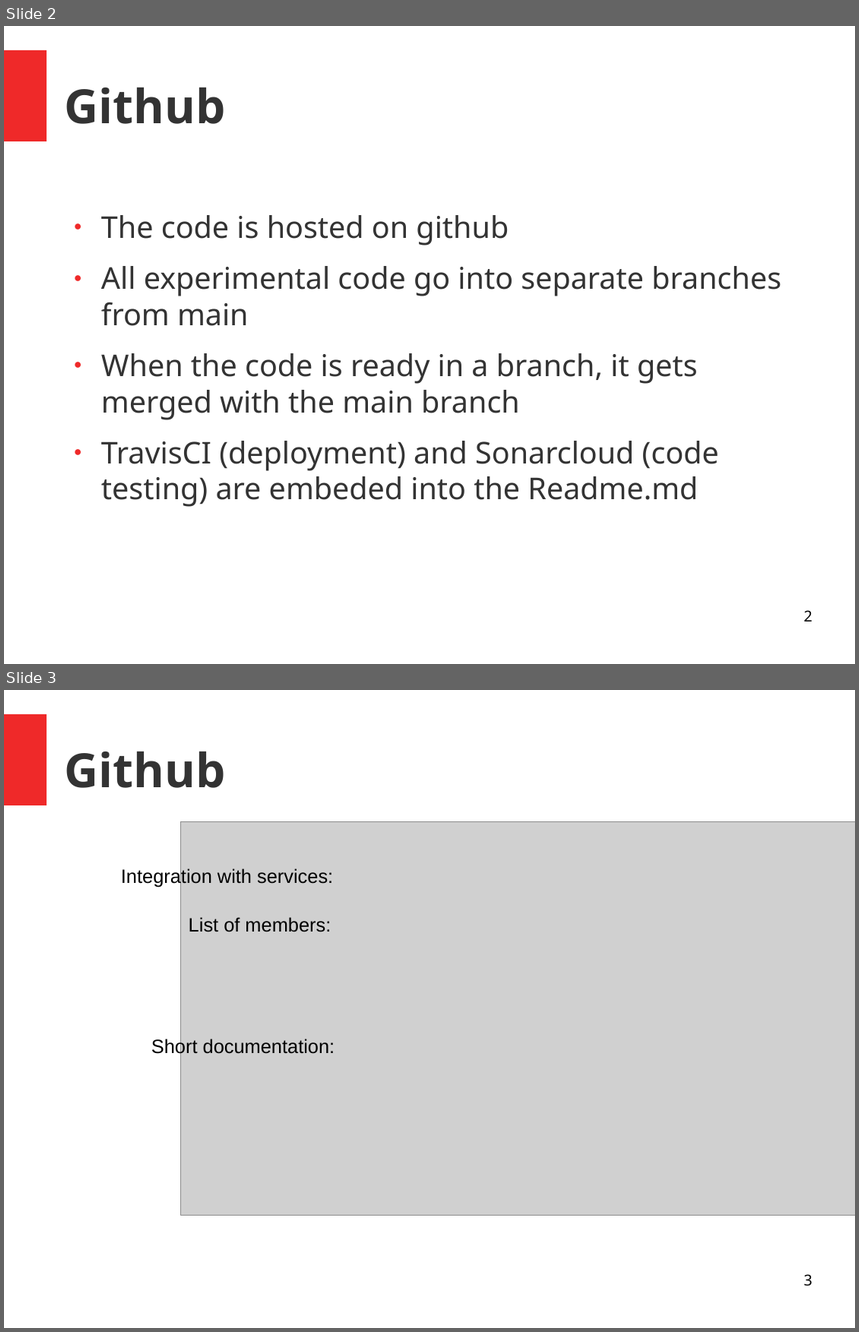
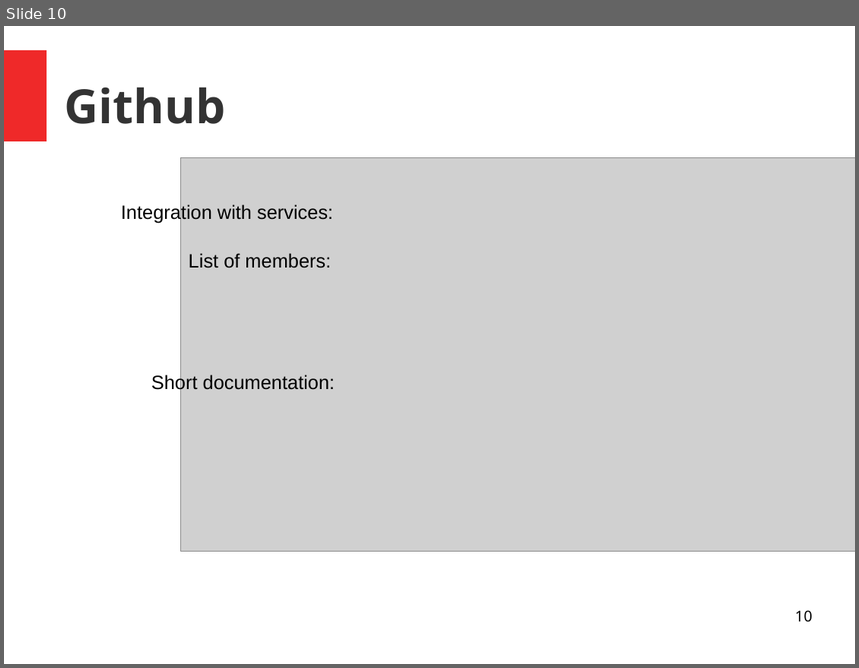
Before and after one commit to unige-pinfo-2019/PInfo3, a slide deck: Docs/Presentations/pres2.odp. Shown one above the other, each under a label of ours: slides 2 and 3 before the commit, slide 10 after it. The pictures are 859x1332 and 859x668 pixels, drawn with LibreOffice and Linux fonts; fonts in the diff are those of the drawing; grey boxes stand for pictures. Boxes give left, top, right and bottom in pixels: in the first picture for what was removed or moved away, otherwise in the second. Text is boxed around its words. In the diff, an @@ line names an element or a change of style, - is before the commit and + after.

Commit message:
Update presentation and README

```diff
--- a/Docs/Presentations/pres2.odp
+++ b/Docs/Presentations/pres2.odp
@@ slide 2 removed at (4,26,855,664), background #FFFFFF; not listed: 1 template element that a slide beside it also shows @@
@@ title removed at (65,88,226,124) @@
-Github
@@ text removed at (101,215,781,507) @@
-● The code is hosted on github
-● All experimental code go into separate branches from main
-● When the code is ready in a branch, it gets merged with the main branch
-● TravisCI (deployment) and Sonarcloud (code testing) are embeded into the Readme.md
@@ page number removed at (804,610,813,622) @@
-2
@@ what was slide 3 is now slide 10 @@
@@ page number at (795,610,813,622): text changed @@
-3
+10
```
Also in this commit, not shown: 5 slides changed, 7 slides added, 6 other slides removed, 3 other files.
